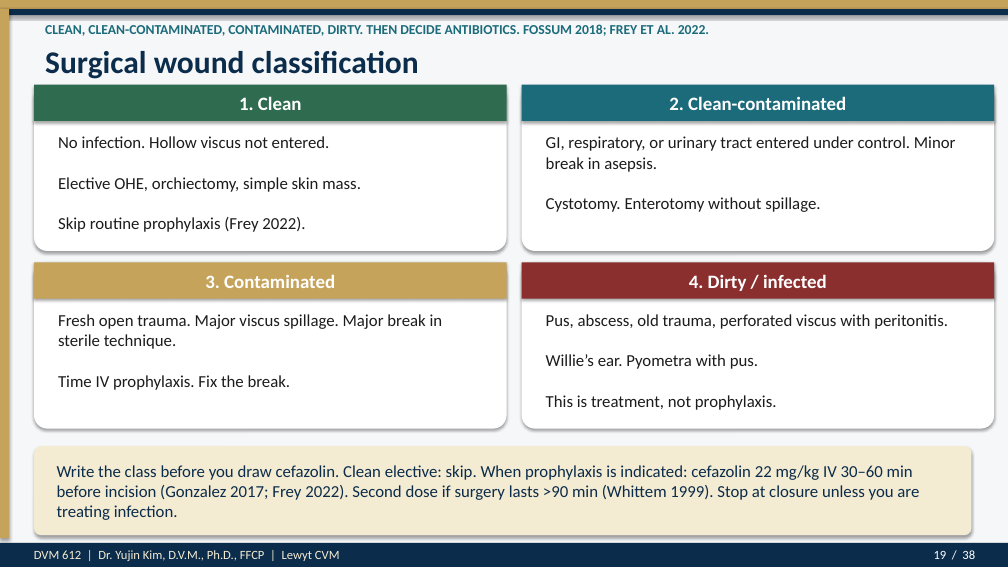
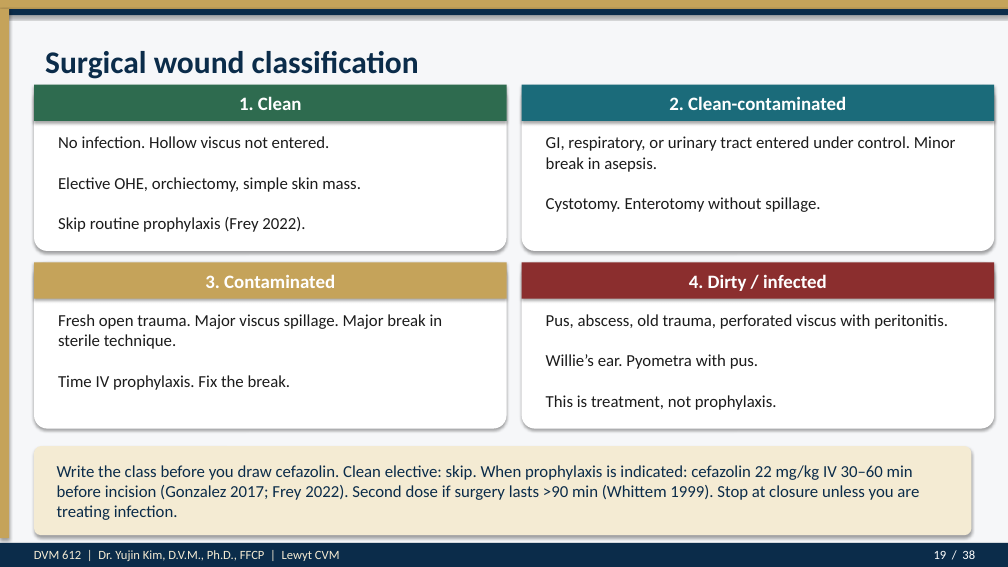
Before and after one commit to drkimvet/happycare, a slide deck: slide 19 of lectures/DVM-612_Week4_Preop_PatientPrep_Postop.pptx. Drawn at 1008x567 pixels with LibreOffice and Linux fonts; fonts in the diff are those of the drawing. Boxes give left, top, right and bottom in pixels: in the first picture for what was removed or moved away, otherwise in the second. Text is boxed around its words. In the diff, an @@ line names an element or a change of style, - is before the commit and + after.

```diff
--- a/lectures/DVM-612_Week4_Preop_PatientPrep_Postop.pptx
+++ b/lectures/DVM-612_Week4_Preop_PatientPrep_Postop.pptx
@@ text removed at [45, 24, 709, 36] @@
-CLEAN, CLEAN-CONTAMINATED, CONTAMINATED, DIRTY. THEN DECIDE ANTIBIOTICS. FOSSUM 2018; FREY ET AL. 2022.
```
Also in this commit, not shown: 34 other slides changed, 2 other files.
